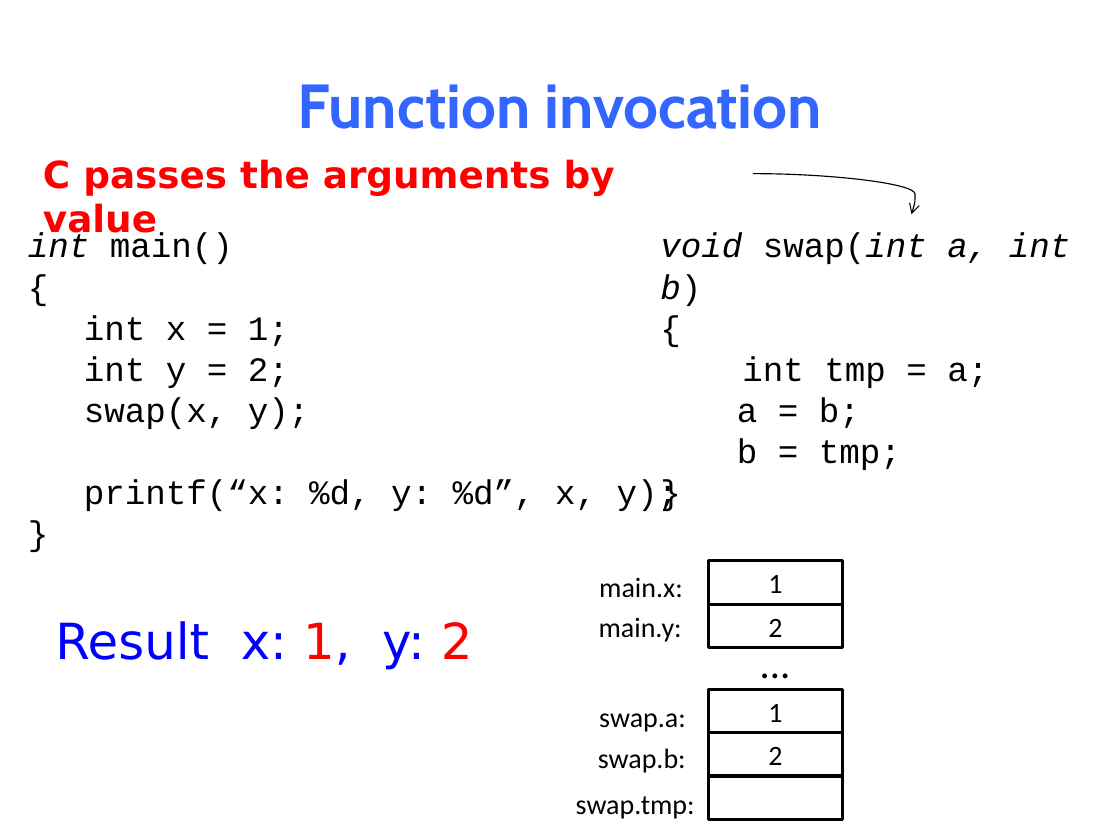
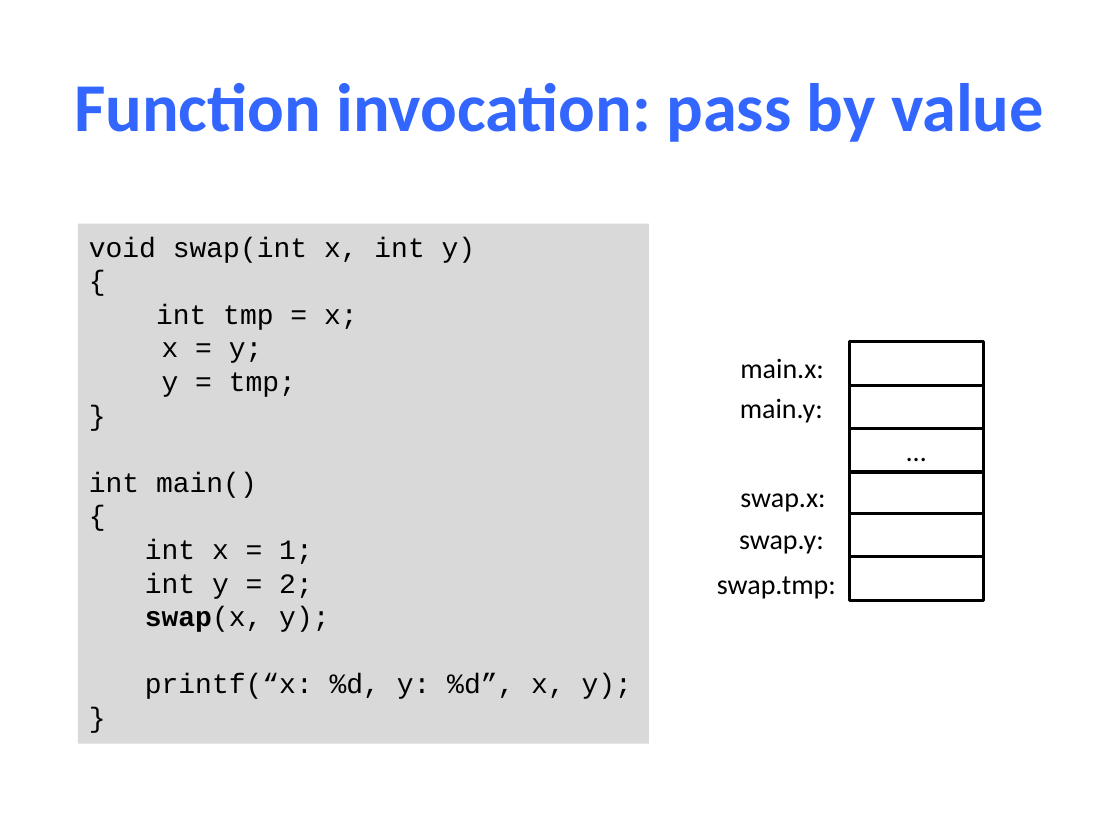
Before and after one commit to NYU-CSO/nyu-cso.github.io, a slide deck: slide 15 of notes/05-pointer_array.pptx (slide 13 before the commit). Drawn at 1120x840 pixels with LibreOffice and Linux fonts; fonts in the diff are those of the drawing. Boxes give left, top, right and bottom in pixels: in the first picture for what was removed or moved away, otherwise in the second. Text is boxed around its words. In the diff, an @@ line names an element or a change of style, - is before the commit and + after.

```diff
--- a/notes/05-pointer_array.pptx
+++ b/notes/05-pointer_array.pptx
@@ title at <box>74,83,1044,142</box>: text changed; size 40 to 44 pt; font Cabin to Calibri @@
-Function invocation
+Function invocation: pass by value
@@ text removed at <box>43,159,615,240</box> @@
-C passes the arguments by value
@@ curved arrow removed from (753, 174) to (912, 214) @@
@@ rectangle "void swap(int x, int y)": place and size @@
-rectangle "void swap(int x, int y)" at <box>28,232,679,511</box>
+rectangle "void swap(int x, int y)" at <box>77,224,648,744</box>
@@ rectangle "void swap(int x, int y)" at <box>77,224,648,744</box>: fill none to #D9D9D9 @@
@@ text in rectangle at <box>89,237,476,397</box>: paragraphs added @@
+void swap(int x, int y)
+{
+int tmp = x;
+x = y;
+y = tmp;
+}
@@ text removed at <box>660,233,1071,470</box> @@
-void swap(int a, int b)
-{
-int tmp = a;
-a = b;
-b = tmp;
-}
@@ rectangle added at <box>850,342,983,385</box>, fill #FFFFFF, outline #000000 2 pt @@
@@ rectangle added at <box>850,385,983,429</box>, fill #FFFFFF, outline #000000 2 pt @@
@@ rectangle added at <box>849,428,982,472</box>, fill #FFFFFF, outline #000000 2 pt, 18 pt, text #000000 @@
+…
@@ text in rectangle at <box>89,472,632,699</box>: size 22 to 18 pt in "int main()", "{", "int x = 1;", "int y = 2;" and 3 more places; italic off in "int"; bold on in "swap(x," @@
@@ rectangle added at <box>850,470,983,514</box>, fill #FFFFFF, outline #000000 2 pt @@
@@ text at <box>740,493,825,512</box>: text changed @@
-swap.a:
+swap.x:
@@ text at <box>739,535,824,554</box>: text changed @@
-swap.b:
+swap.y:
@@ rectangle added at <box>850,513,983,557</box>, fill #FFFFFF, outline #000000 2 pt @@
@@ rectangle removed at <box>709,561,842,605</box> @@
-1
@@ 3 texts, 1 rectangle: place and size @@
-3 texts, 1 rectangle at <box>576,578,842,820</box>
+3 texts, 1 rectangle at <box>717,358,983,600</box>
@@ text removed at <box>55,621,473,670</box> @@
-Result x: 1, y: 2
@@ rectangle removed at <box>709,604,842,647</box> @@
-2
@@ text removed at <box>748,633,802,693</box> @@
-...
@@ rectangle removed at <box>709,690,842,734</box> @@
-1
@@ rectangle removed at <box>709,732,842,776</box> @@
-2
```
Also in this commit, not shown: 26 other slides changed, 9 slides added, 111 slides removed, 3 other files.
